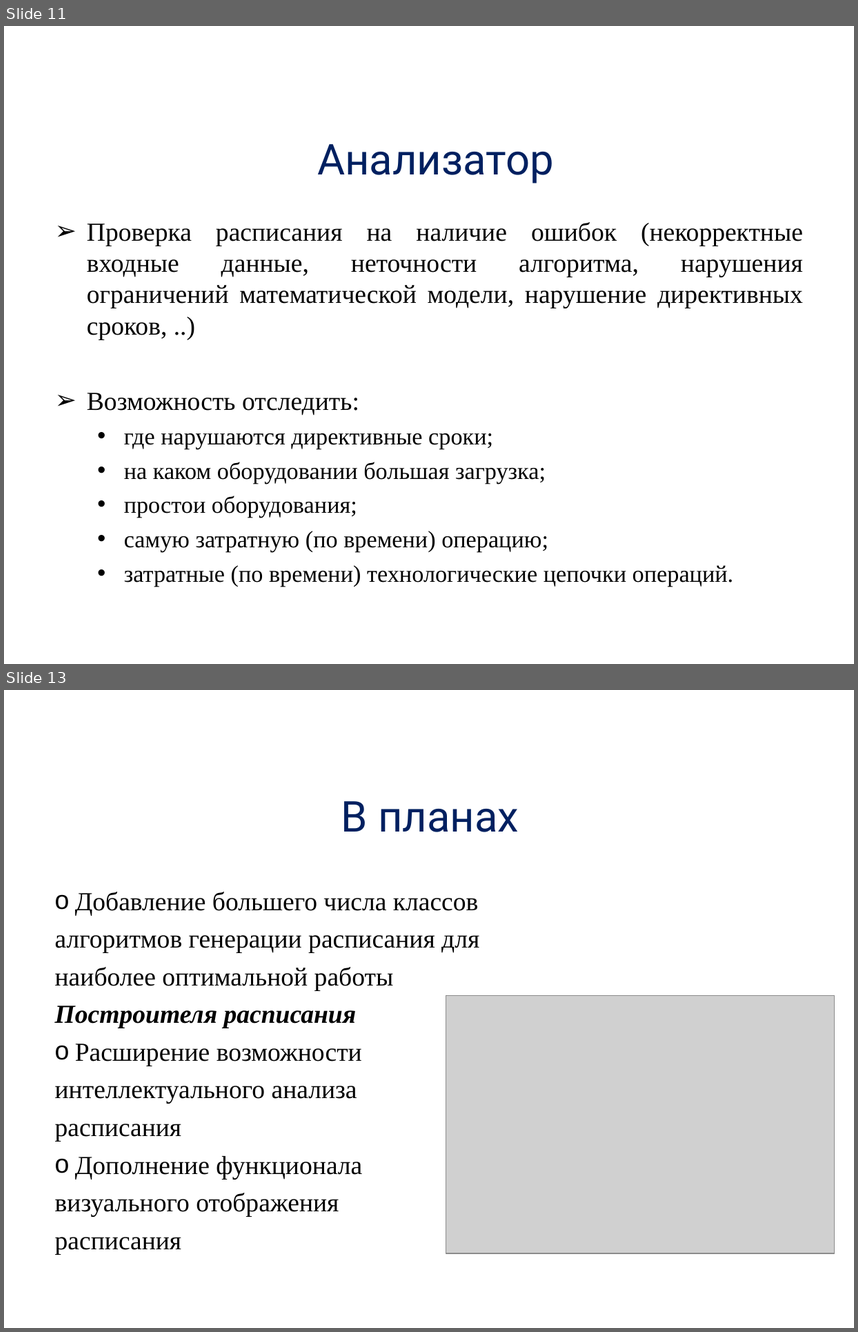
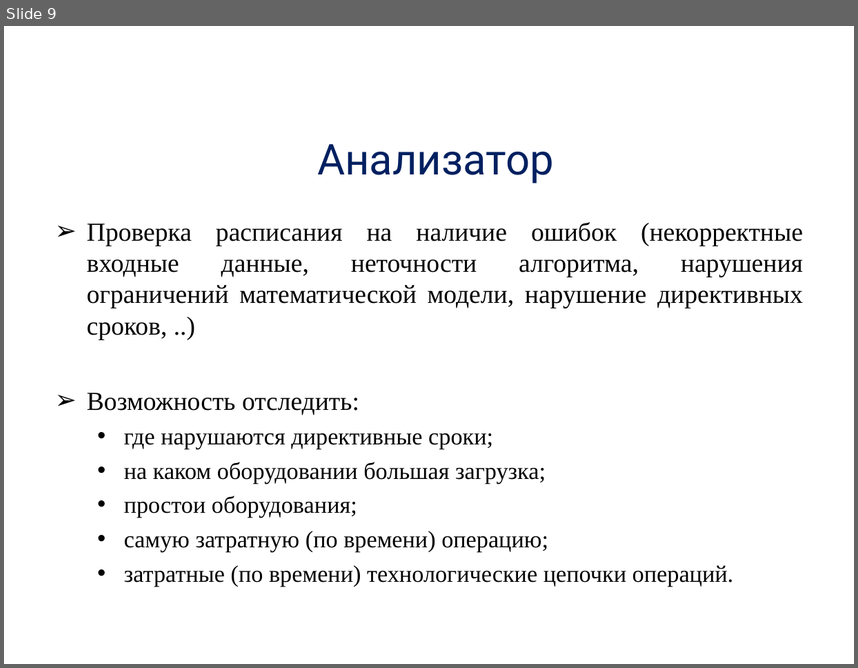
Before and after one commit to alexdegtev/SchedulerTask, a slide deck: Docs/presentation.ppt. Shown one above the other, each under a label of ours: slides 11 and 13 before the commit, slide 9 after it; the slides between them are not shown. The pictures are 858x1332 and 858x668 pixels, drawn with LibreOffice and Linux fonts; fonts in the diff are those of the drawing; grey boxes stand for pictures; background and template pictures are left out. Boxes give left, top, right and bottom in pixels: in the first picture for what was removed or moved away, otherwise in the second. Text is boxed around its words. In the diff, an @@ line names an element or a change of style, - is before the commit and + after.

```diff
--- a/Docs/presentation.ppt
+++ b/Docs/presentation.ppt
@@ slide 13 removed at (4,690,854,1328), background picture (left out) @@
@@ title removed at (341,801,519,832) @@
-В планах
@@ text removed at (55,891,479,1254) @@
-o Добавление большего числа классов
-алгоритмов генерации расписания для
-наиболее оптимальной работы
-Построителя расписания
-o Расширение возможности
-интеллектуального анализа
-расписания
-o Дополнение функционала
-визуального отображения
-расписания
@@ picture removed at (446,995,835,1253) @@
@@ what was slide 11 is now slide 9 @@
```
Also in this commit, not shown: 4 slides changed, 5 slides added, 5 other slides removed.
